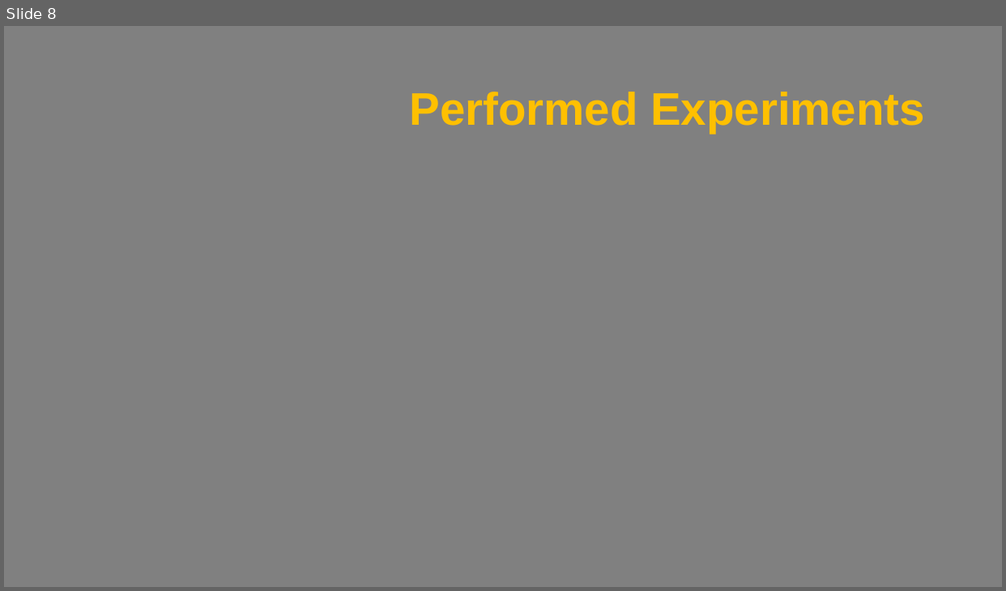
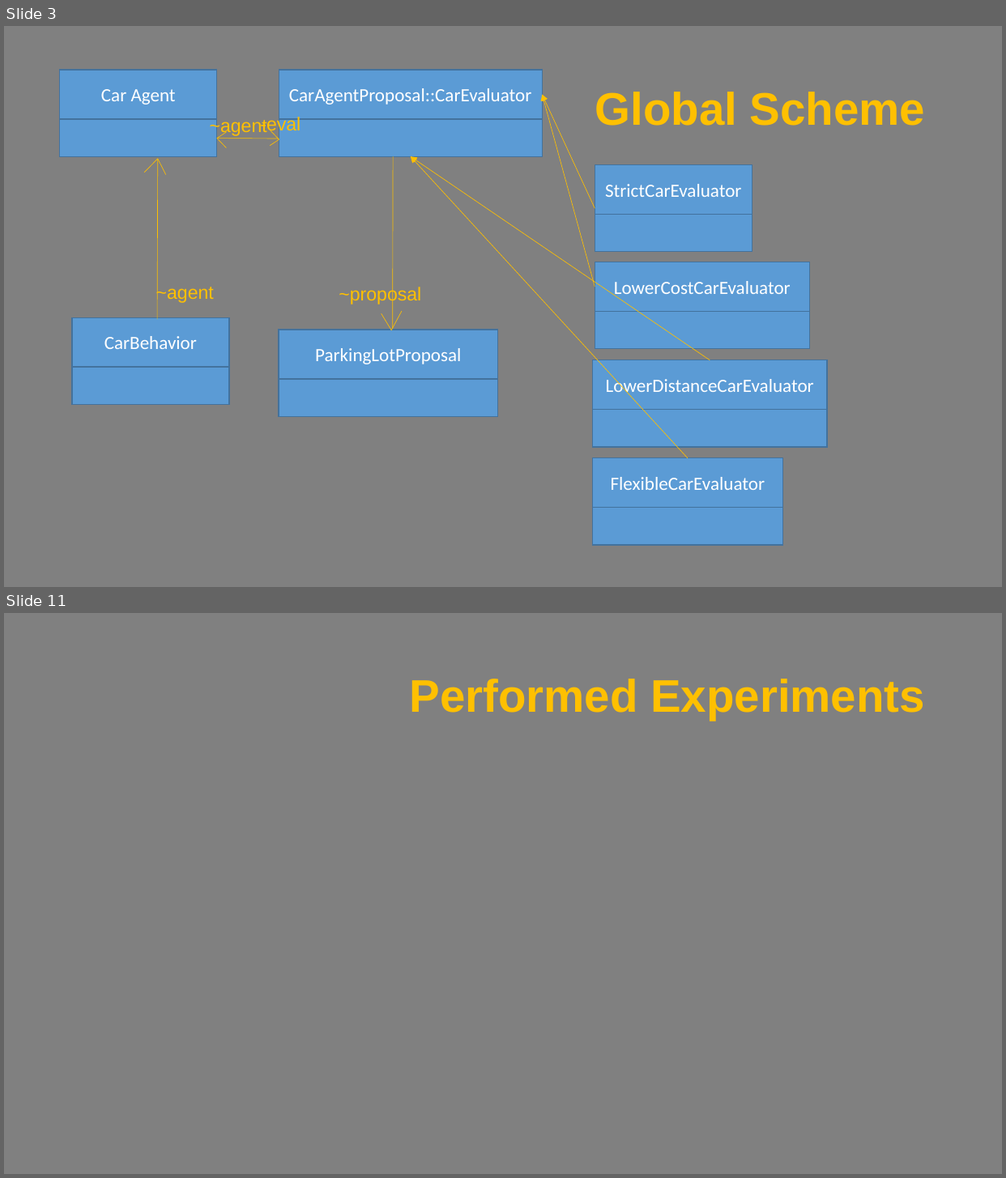
Before and after one commit to EZSPECIAL/AIAD18-19, a slide deck: report 1.pptx. Shown one above the other, each under a label of ours: slide 8 before the commit, slides 3 and 11 after it; the slides between them are not shown. The pictures are 1006x591 and 1006x1178 pixels, drawn with LibreOffice and Linux fonts; fonts in the diff are those of the drawing. Boxes give left, top, right and bottom in pixels: in the first picture for what was removed or moved away, otherwise in the second. Text is boxed around its words. In the diff, an @@ line names an element or a change of style, - is before the commit and + after.

Commit message:
updated implemented classes & global scheme

```diff
--- a/report 1.pptx
+++ b/report 1.pptx
@@ slide 3 added at (4,26,1002,587), background #808080 @@
@@ rectangle added at (60,71,217,157), fill #5B9BD5, outline #43739E 1 pt @@
@@ rectangle added at (60,71,217,120), fill #5B9BD5, outline #43739E 1 pt, 18 pt, text #FFFFFF @@
+Car Agent
@@ rectangle added at (279,71,543,157), fill #5B9BD5, outline #43739E 1 pt @@
@@ rectangle added at (279,71,543,120), fill #5B9BD5, outline #43739E 1 pt, 18 pt, text #FFFFFF @@
+CarAgentProposal::CarEvaluator
@@ arrow added from (594, 209) to (543, 95), #FFC000 0.5 pt @@
@@ arrow added from (594, 288) to (543, 95), #FFC000 0.5 pt @@
@@ title added at (595,92,925,126), 44 pt, text #FFC000, bold @@
+Global Scheme
@@ text added at (210,116,301,136), 18 pt, text #FFC000 @@
+~agent
@@ text added at (210,116,301,136), 18 pt, text #FFC000 @@
+-eval
@@ group added at (217,130,279,148): 5 lines @@
@@ line added from (145, 173) to (157, 159), #FFC000 0.5 pt @@
@@ line added from (157, 159) to (157, 319), #FFC000 0.5 pt @@
@@ line added from (157, 159) to (166, 175), #FFC000 0.5 pt @@
@@ line added from (394, 157) to (393, 329), #FFC000 0.5 pt @@
@@ arrow added from (710, 361) to (411, 157), #FFC000 0.5 pt @@
@@ arrow added from (688, 459) to (411, 157), #FFC000 0.5 pt @@
@@ rectangle added at (594,165,752,252), fill #5B9BD5, outline #43739E 1 pt @@
@@ rectangle added at (594,165,752,215), fill #5B9BD5, outline #43739E 1 pt, 18 pt, text #FFFFFF @@
+StrictCarEvaluator
@@ rectangle added at (594,263,809,349), fill #5B9BD5, outline #43739E 1 pt @@
@@ rectangle added at (594,263,809,312), fill #5B9BD5, outline #43739E 1 pt, 18 pt, text #FFFFFF @@
+LowerCostCarEvaluator
@@ text added at (156,284,214,304), 18 pt, text #FFC000 @@
+~agent
@@ text added at (339,285,421,305), 18 pt, text #FFC000 @@
+~proposal
@@ line added from (392, 331) to (381, 314), #FFC000 0.5 pt @@
@@ line added from (392, 331) to (402, 311), #FFC000 0.5 pt @@
@@ rectangle added at (72,318,229,405), fill #5B9BD5, outline #43739E 1 pt @@
@@ rectangle added at (72,318,229,367), fill #5B9BD5, outline #43739E 1 pt, 18 pt, text #FFFFFF @@
+CarBehavior
@@ rectangle added at (279,330,498,416), fill #5B9BD5, outline #43739E 1 pt @@
@@ rectangle added at (279,330,498,379), fill #5B9BD5, outline #43739E 1 pt, 18 pt, text #FFFFFF @@
+ParkingLotProposal
@@ rectangle added at (592,361,827,447), fill #5B9BD5, outline #43739E 1 pt @@
@@ rectangle added at (592,361,827,410), fill #5B9BD5, outline #43739E 1 pt, 18 pt, text #FFFFFF @@
+LowerDistanceCarEvaluator
@@ rectangle added at (592,459,782,545), fill #5B9BD5, outline #43739E 1 pt @@
@@ rectangle added at (592,459,782,508), fill #5B9BD5, outline #43739E 1 pt, 18 pt, text #FFFFFF @@
+FlexibleCarEvaluator
@@ what was slide 8 is now slide 11 @@
```
Also in this commit, not shown: 4 slides changed, 9 other slides added, 4 slides removed.
